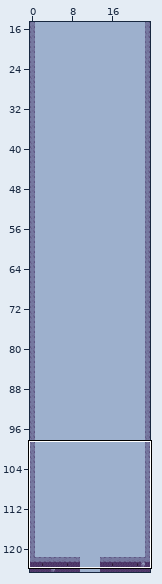
One commit to this Tiled map: assets/src/main_tilemap.tmx. Above, an overview of the earlier version with the close-up marked.
Close-up. First the earlier version:
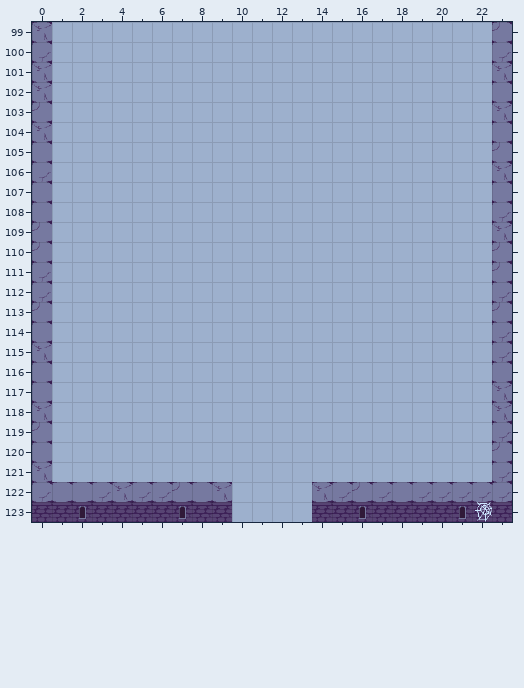
Cells are 32x32 px. Shown: x 0..23, y 99..123. The commit also changed other parts of the map, which this record leaves out.
Once edited:
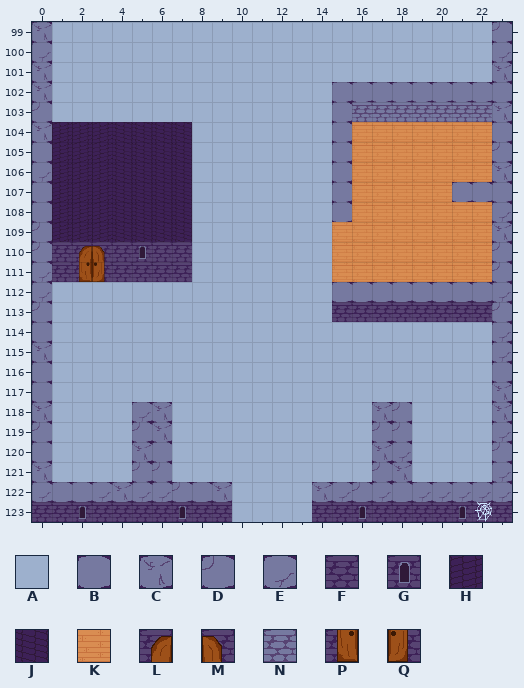
Key: from "main_tilemap": A 0, B 1, C 2, D 3, E 4, F 5, G 6, H 12, J 13; from "main_tilemap2": K 8, L 9, M 10, N 11, P 17, Q 18.
_ is an empty cell.
Changes in this commit:
Layer "main":
y 102: x 15..22 AAAAAAAA -> BBBBBBBB
y 103: x 15..22 AAAAAAAA -> BNNNNNNN
y 104..106: x 1..7 AAAAAAA -> HHHJJJJ; x 15..22 AAAAAAAA -> BKKKKKKK
y 107: x 1..7 AAAAAAA -> HHHJJJJ; x 15..22 AAAAAAAA -> BKKKKKBB
y 108: x 1..7 AAAAAAA -> HHHJJJJ; x 15..22 AAAAAAAA -> BKKKKKKK
y 109: x 1..7 AAAAAAA -> HHHJJJJ; x 15..22 AAAAAAAA -> KKKKKKKK
y 110: x 1..7 AAAAAAA -> FLMFGFF; x 15..22 AAAAAAAA -> KKKKKKKK
y 111: x 1..7 AAAAAAA -> FPQFFFF; x 15..22 AAAAAAAA -> KKKKKKKK
y 112: x 15..22 AAAAAAAA -> BBBBBBBB
y 113: x 15..22 AAAAAAAA -> FFFFFFFF
y 118: x 5..6 AA -> EC; x 17..18 AA -> CD
y 119: x 5..6 AA -> DC; x 17..18 AA -> DD
y 120: x 5..6 AA -> CB; x 17..18 AA -> CE
y 121: x 5..6 AA -> DD; x 17..18 AA -> DC
Changed places in both close-ups, as pixel boxes (x1, y1, x2, y2):
changed: (332, 82, 492, 322)
changed: (52, 122, 192, 282)
changed: (132, 402, 172, 482)
changed: (372, 402, 412, 482)
